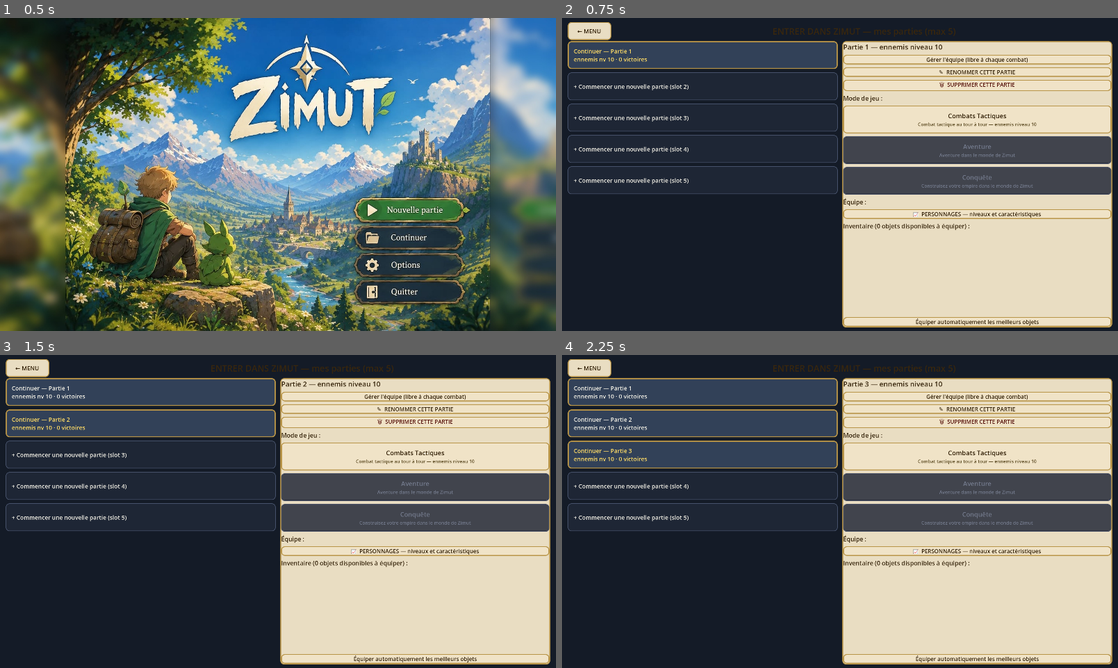
Above: before the commit, frames 1-4 (two rows, left to right).
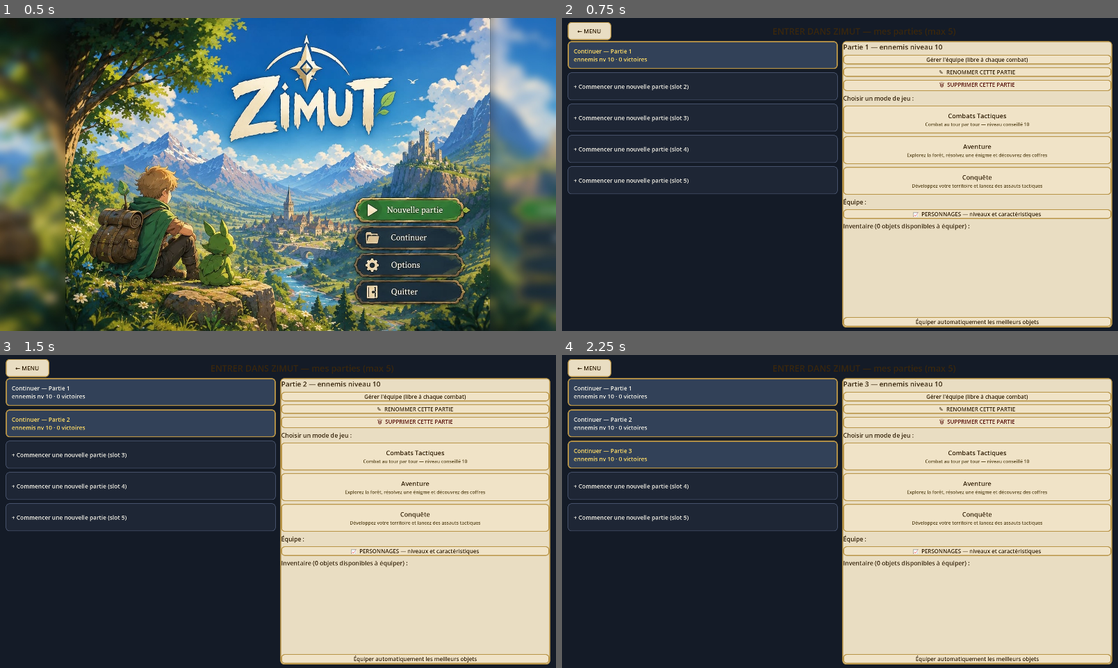
Above: after the commit, the same moments.

Repository: CharlieG42/Zimut
Game: Godot game, scene res://scenes/MainMenu.tscn
Same seed, same stepped clock (60 frames per second), same inputs: the game is played once before the commit and once after it.
Inputs (mouse positions are in pixels of both pictures, inside the frame that each line leads up to):
- Up to frame 1 (0.5 s): no input
- Up to frame 2 (0.75 s): click (973, 208) at 0.5 s
- Up to frame 3 (1.5 s): click "+ Commencer une nouvelle part…" at 1.25 s
- Up to frame 4 (2.25 s): click "+ Commencer une nouvelle part…" at 2 s

Frame 1 is identical in both runs. In frame 2, 8.8% of the frame differs, in the area x 50-99%, y 24-57%; in frame 3, 8.8%; in frame 4, 8.8%.

Commit message:
feat: enable Adventure and Conquest modes from save selection

Diff:
--- a/prototype/zimut/scripts/SaveSlotsUI.gd
+++ b/prototype/zimut/scripts/SaveSlotsUI.gd
@@ -257,20 +257,23 @@
 		confirm.popup_centered())
 	_detail_box.add_child(del_btn)
 
-	# Choix du mode de jeu : un seul actif pour l'instant (Combats Tactiques),
-	# Aventure et Conquête sont des modes à venir, affichés en grisé.
+	# Les trois modes utilisent la même sauvegarde : roster, XP, caractéristiques,
+	# sorts, équipement et inventaire ne sont jamais dupliqués par mode.
 	var mode_lbl := Label.new()
-	mode_lbl.text = "Mode de jeu :"
+	mode_lbl.text = "Choisir un mode de jeu :"
 	mode_lbl.add_theme_font_size_override("font_size", 21)
 	mode_lbl.add_theme_color_override("font_color", COL_TXT)
 	_detail_box.add_child(mode_lbl)
-	_detail_box.add_child(_mode_button("Combats Tactiques", "Combat tactique au tour à tour — ennemis niveau %d" % int(data.get("level", 10)), true, func() -> void:
+	_detail_box.add_child(_mode_button("Combats Tactiques", "Combat au tour par tour — niveau conseillé %d" % int(data.get("level", 10)), true, func() -> void:
 		GameManager.active_save = _current
 		GameManager.active_slot = slot
+		GameManager.fight_biome = "Forêt"
 		battle_requested.emit(slot)
 		get_tree().change_scene_to_file("res://scenes/TeamSelection.tscn")))
-	_detail_box.add_child(_mode_button("Aventure", "Aventure dans le monde de Zimut", false, Callable()))
-	_detail_box.add_child(_mode_button("Conquête", "Construisez votre empire dans le monde de Zimut", false, Callable()))
+	_detail_box.add_child(_mode_button("Aventure", "Explorez la forêt, résolvez une énigme et découvrez des coffres", true, func() -> void:
+		_launch_campaign_mode("adventure", "res://scenes/AdventureMap.tscn", slot)))
+	_detail_box.add_child(_mode_button("Conquête", "Développez votre territoire et lancez des assauts tactiques", true, func() -> void:
+		_launch_campaign_mode("conquest", "res://scenes/ConquestMap.tscn", slot)))
 
 	var team: Array = data.get("team", [])
 	var team_lbl := Label.new()
@@ -345,6 +348,21 @@
 	auto_btn.add_theme_stylebox_override("normal", _flat())
 	auto_btn.pressed.connect(_auto_equip)
 	_detail_box.add_child(auto_btn)
+
+func _launch_campaign_mode(mode: String, scene_path: String, slot: int) -> void:
+	if _current.is_empty() or slot < 0:
+		return
+	_current["campaign_mode"] = mode
+	if mode == "adventure" and not _current.has("adventure"):
+		_current["adventure"] = {"hero_pos": [1, 2], "moves": 0, "discovered": [], "completed": []}
+	if mode == "conquest" and not _current.has("conquest"):
+		_current["conquest"] = {"owned": ["capitale"], "pending_city": ""}
+	if not ProgressionManager.write_save(slot, _current):
+		return
+	GameManager.active_slot = slot
+	GameManager.active_save = ProgressionManager.load_save(slot)
+	GameManager.clear_custom_team()
+	get_tree().change_scene_to_file(scene_path)
 
 func _equip_summary(m: Dictionary) -> Dictionary:
 	return m.get("equipment", {})
